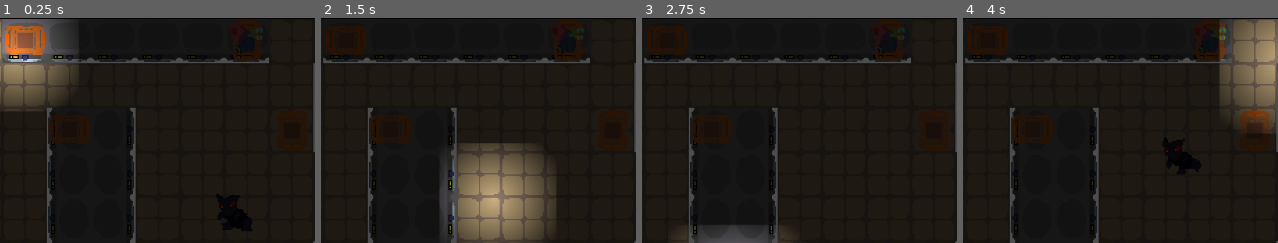
Above: before the commit, frames 1-4 (left to right).
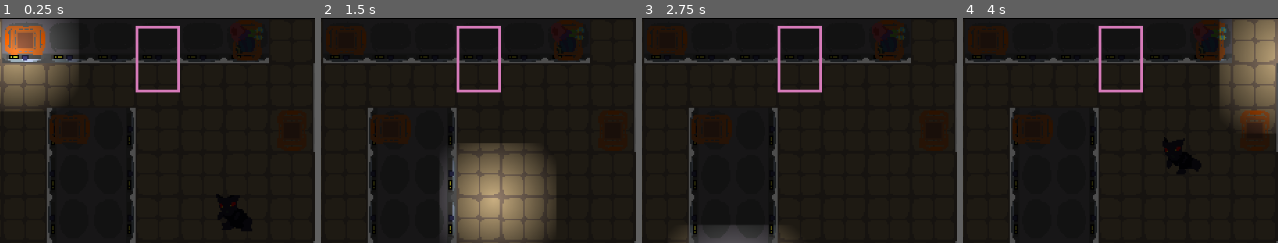
Above: after the commit, the same moments.

Repository: gwak-amole/creature
Game: Godot game, scene res://scenes/main.tscn
Same seed, same stepped clock (60 frames per second), same inputs: the game is played once before the commit and once after it. The project has no main scene, so this scene is started directly.
Inputs:
- Up to frame 1 (0.25 s): no input
- Up to frame 2 (1.5 s): tap Enter at 0.5 s; hold Right (ui_right) 0.53-1.28 s; tap Alt at 0.6 s; hold Down (ui_down) from 1.28 s (still down); tap Shift at 1.35 s
- Up to frame 3 (2.75 s): release Down (ui_down) at 2.03 s; hold Right (ui_right) from 2.03 s (still down); tap Alt at 2.1 s
- Up to frame 4 (4 s): release Right (ui_right) at 2.78 s; hold Up (ui_up) 2.78-3.53 s; tap Shift at 2.85 s; hold Left (ui_left) from 3.53 s (still down); tap Alt at 3.6 s
The pictures show only the part of the screen within x 15-65%, y 10-60%; the shares and areas given below are measured in that part.

The runs differ from the first frame. In frame 1, 1.0% of the frame differs, in the area x 42-58%, y 3-34%; in frame 2, 1.0%; in frame 3, 1.0%; in frame 4, 1.0%.

Commit message:
task area spawning logic works now!

Diff:
--- a/project.godot
+++ b/project.godot
@@ -18,6 +18,10 @@
 
 window/stretch/mode="viewport"
 
+[editor_plugins]
+
+enabled=PackedStringArray("res://addons/godot_super-wakatime/plugin.cfg")
+
 [rendering]
 
 renderer/rendering_method="mobile"
--- a/scenes/creature.tscn
+++ b/scenes/creature.tscn
@@ -13,7 +13,7 @@
 texture_filter = 1
 sprite_frames = ExtResource("1_xsvrx")
 animation = &"idle"
-frame_progress = 0.271701
+frame_progress = 0.335305
 
 [node name="CollisionShape2D" type="CollisionShape2D" parent="."]
 position = Vector2(1, 6)
--- a/scenes/main.tscn
+++ b/scenes/main.tscn
@@ -1,8 +1,16 @@
-[gd_scene load_steps=4 format=4 uid="uid://bvt8h71aonemt"]
+[gd_scene load_steps=8 format=4 uid="uid://bvt8h71aonemt"]
 
 [ext_resource type="TileSet" uid="uid://d4d8280rhg0t3" path="res://assets/tile_set/main_tile_set.tres" id="1_xdgb7"]
 [ext_resource type="PackedScene" uid="uid://b1nxji5qfguu" path="res://scenes/creature.tscn" id="2_ycelb"]
 [ext_resource type="PackedScene" uid="uid://ddjm37tma0773" path="res://scenes/thelight.tscn" id="3_urg1a"]
+[ext_resource type="Script" path="res://scripts/game_controller.gd" id="4_iabij"]
+[ext_resource type="Texture2D" uid="uid://3l4m5kdy44w6" path="res://assets/taskarea.png" id="5_i7pxl"]
+
+[sub_resource type="RectangleShape2D" id="RectangleShape2D_kk6xv"]
+size = Vector2(31, 24)
+
+[sub_resource type="CanvasItemMaterial" id="CanvasItemMaterial_620h7"]
+light_mode = 1
 
 [node name="main" type="Node2D"]
 
@@ -36,3 +44,46 @@
 
 [node name="thelight" parent="." instance=ExtResource("3_urg1a")]
 position = Vector2(130, 35)
+
+[node name="Game Controller" type="Node" parent="." node_paths=PackedStringArray("markerArray", "area")]
+script = ExtResource("4_iabij")
+markerArray = [NodePath("../markers/Marker2D"), NodePath("../markers/Marker2D2"), NodePath("../markers/Marker2D3"), NodePath("../markers/Marker2D4"), NodePath("../markers/Marker2D5"), NodePath("../markers/Marker2D6")]
+area = NodePath("../task")
+
+[node name="markers" type="Node" parent="."]
+
+[node name="Marker2D" type="Marker2D" parent="markers"]
+position = Vector2(156, 81)
+
+[node name="Marker2D2" type="Marker2D" parent="markers"]
+position = Vector2(209, 259)
+
+[node name="Marker2D3" type="Marker2D" parent="markers"]
+position = Vector2(227, 143)
+
+[node name="Marker2D4" type="Marker2D" parent="markers"]
+position = Vector2(304, 61)
+
+[node name="Marker2D5" type="Marker2D" parent="markers"]
+position = Vector2(419, 80)
+
+[node name="Marker2D6" type="Marker2D" parent="markers"]
+position = Vector2(419, 240)
+
+[node name="task" type="Area2D" parent="."]
+light_mask = 2
+visibility_layer = 2
+z_index = 2
+
+[node name="CollisionShape2D" type="CollisionShape2D" parent="task"]
+position = Vector2(1, 12)
+shape = SubResource("RectangleShape2D_kk6xv")
+
+[node name="Sprite2D" type="Sprite2D" parent="task"]
+light_mask = 3
+visibility_layer = 3
+texture_filter = 1
+material = SubResource("CanvasItemMaterial_620h7")
+texture = ExtResource("5_i7pxl")
+
+[connection signal="body_entered" from="task" to="Game Controller" method="_on_task_body_entered"]
--- /dev/null
+++ b/scripts/game_controller.gd
@@ -0,0 +1,29 @@
+extends Node
+
+@export var markerArray: Array[Marker2D]
+@export var area: Area2D
+var points = 0
+
+func _ready():
+	move_task_to_random()
+
+func move_task_to_random():
+	if markerArray.is_empty():
+		return
+	var random_marker = markerArray.pick_random()
+	if random_marker.name == "Marker2D":
+		area.rotation_degrees = 270;
+	elif random_marker.name == "Marker2D3" || random_marker.name == "Marker2D5" ||random_marker.name == "Marker2D6":
+		area.rotation_degrees = 90;
+	elif random_marker.name == "Marker2D2":
+		area.rotation_degrees = 180;
+	elif random_marker.name == "Marker2D4":
+		area.rotation_degrees = 0;
+
+	area.global_position = random_marker.global_position
+
+
+func _on_task_body_entered(body: Node2D) -> void:
+	if body.name == "creature":
+		move_task_to_random()
+		points += 1
Not shown, added: addons/godot_super-wakatime/api_key_prompt.tscn
Not shown, added: addons/godot_super-wakatime/counter.tscn
Not shown, added: addons/godot_super-wakatime/decompressor.gd
Not shown, added: addons/godot_super-wakatime/decompressor.gd.uid
Not shown, added: addons/godot_super-wakatime/godot_super-wakatime.gd
Not shown, added: addons/godot_super-wakatime/godot_super-wakatime.gd.uid
Not shown, added: addons/godot_super-wakatime/plugin.cfg
Not shown, added: addons/godot_super-wakatime/utils.gd
Not shown, added: addons/godot_super-wakatime/utils.gd.uid
Binary file added: assets/taskarea.aseprite
Binary file added: assets/taskarea.png
Not shown, added: assets/taskarea.png.import
(and 3 more such lines)
